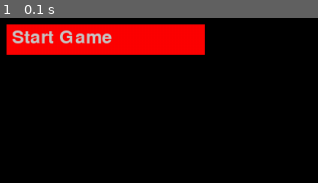
Above: before the commit, frame 1.
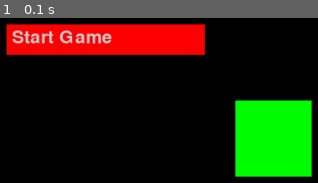
Above: after the commit, the same moment.

Repository: rodrigovalenteuea/tankpygame
Game: pygame game, started from game.py
The game is run twice, just before and just after one commit, with the same random seed, the same clock (stepped at 60 frames per second) and the same inputs.
Inputs:
- Up to frame 1 (0.1 s): no input

The runs differ from the first frame. In frame 1, 11% of the frame differs, in the area x 73-99%, y 49-97%.

Commit message:
implement new classes

Diff:
--- a/game.py
+++ b/game.py
@@ -1,10 +1,14 @@
 import pygame
 import os
+import obstacles
+import menu
 
 pygame.init()
 
 main_menu = True
-
+obs = obstacles.Obstacles(500, 400, 100, 100)
+timer = pygame.time.Clock()
+fps = 60
 screen_setups = [pygame.RESIZABLE, pygame.FULLSCREEN]
 os.environ['SDL_VIDEO_CENTERED'] = '1'
 info = pygame.display.Info()
@@ -12,32 +16,18 @@
 menu_screen = pygame.display.set_mode((screen_width - 100, screen_height - 100), screen_setups[0])
 pygame.display.set_caption('Tankpygame ta ligado!')
 
-timer = pygame.time.Clock()
-fps = 60
-
-font = pygame.font.Font('freesansbold.ttf', 24)
-
-def draw_main_menu():
-    global menu_screen
-    pygame.draw.rect(menu_screen, (255, 0, 0), [200, 300, 260, 40])
-    menu_text = font.render('Start Game', True, (200, 200, 200))
-    menu_screen.blit(menu_text, (207, 305))
-
-def draw_game():
-    pass
 
 def start_game():
-    global menu_screen
+
+    global menu_screen, obs
     running = True
+
     while running:
         pygame.display.update()
         timer.tick(fps)
         menu_screen.fill((0, 0, 0))
-
-        if main_menu:
-            draw_main_menu()
-        else:
-            pass
+        pygame.draw.rect(menu_screen, 'green', pygame.rect.Rect(obs.posx, obs.posy, obs.width, obs.height))
+        menu.draw_main_menu(menu_screen)
 
         key = pygame.key.get_pressed()
         if key[pygame.K_ESCAPE]:
@@ -49,4 +39,5 @@
 
     pygame.quit()
 
+
 start_game()
--- /dev/null
+++ b/menu.py
@@ -0,0 +1,8 @@
+import pygame
+pygame.init()
+
+font = pygame.font.Font('freesansbold.ttf', 24)
+def draw_main_menu(screen):
+    pygame.draw.rect(screen, (255, 0, 0), [200, 300, 260, 40])
+    menu_text = font.render('Start Game', True, (200, 200, 200))
+    screen.blit(menu_text, (207, 305))
--- /dev/null
+++ b/obstacles.py
@@ -0,0 +1,6 @@
+class Obstacles:
+    def __init__(self, posx, posy, width, height):
+        self.posx = posx
+        self.posy = posy
+        self.width = width
+        self.height = height
